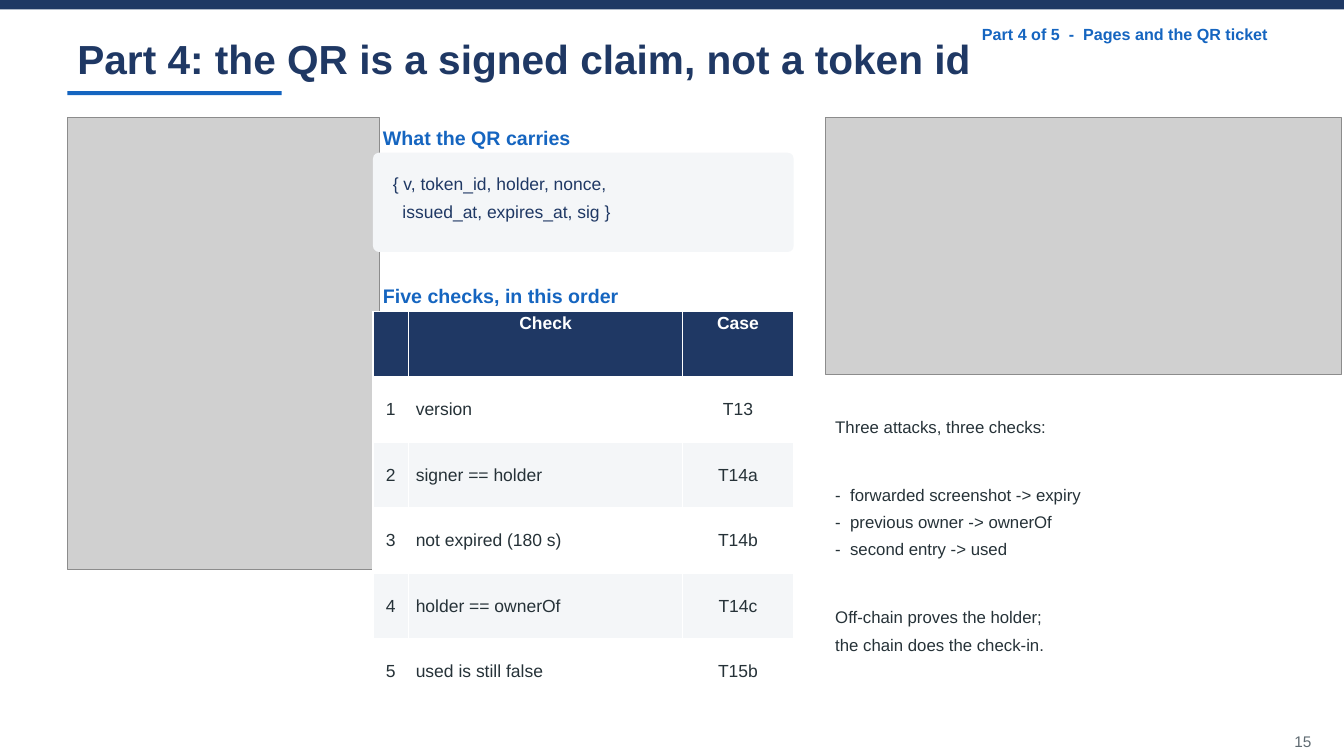
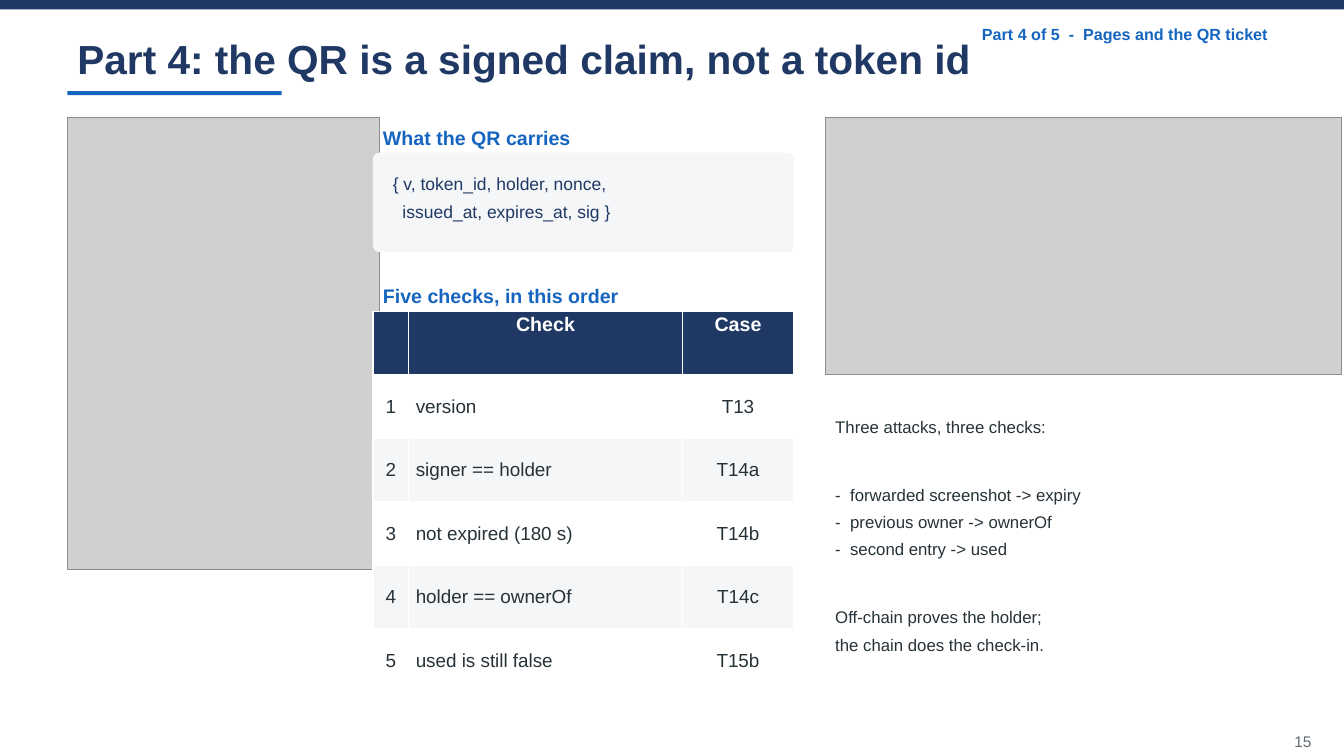
Before and after one commit to wangzai-dao/FTEC5520_AntiScalping, a slide deck: slide 15 of presentation/final_presentation.pptx. Drawn at 1344x756 pixels with LibreOffice and Linux fonts; fonts in the diff are those of the drawing; grey boxes stand for pictures. Boxes give left, top, right and bottom in pixels: in the first picture for what was removed or moved away, otherwise in the second. Text is boxed around its words. In the diff, an @@ line names an element or a change of style, - is before the commit and + after.

```diff
--- a/presentation/final_presentation.pptx
+++ b/presentation/final_presentation.pptx
@@ table at [373,312,793,693] @@
@@ size 12.5 to 14 pt in "Check", "Case" @@
@@ size 12.5 to 13.5 pt @@
```
Also in this commit, not shown: 6 other slides changed, 1 other file.
